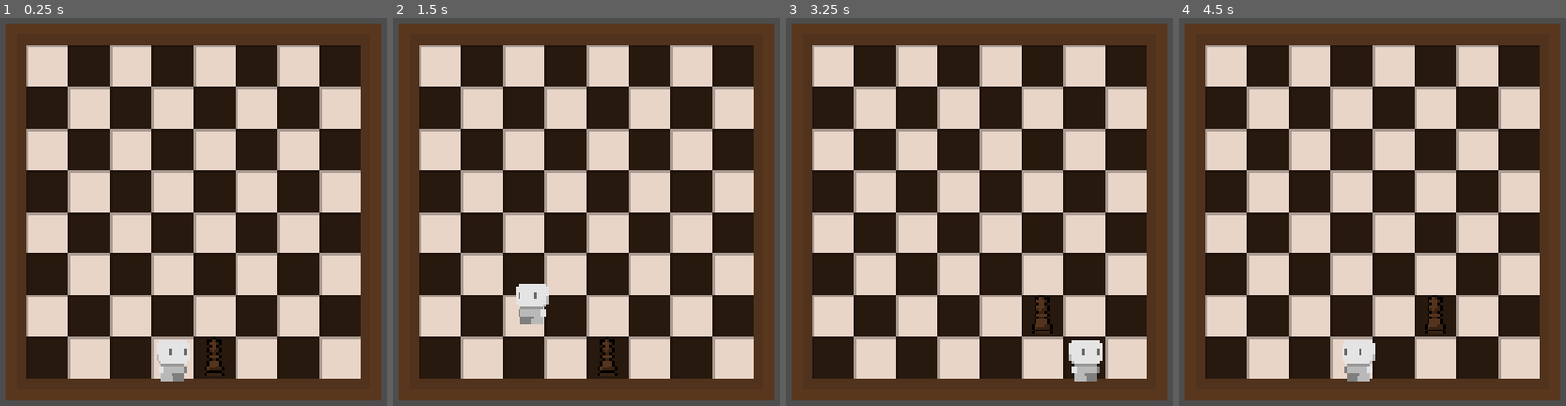
Above: before the commit, frames 1-4 (left to right).
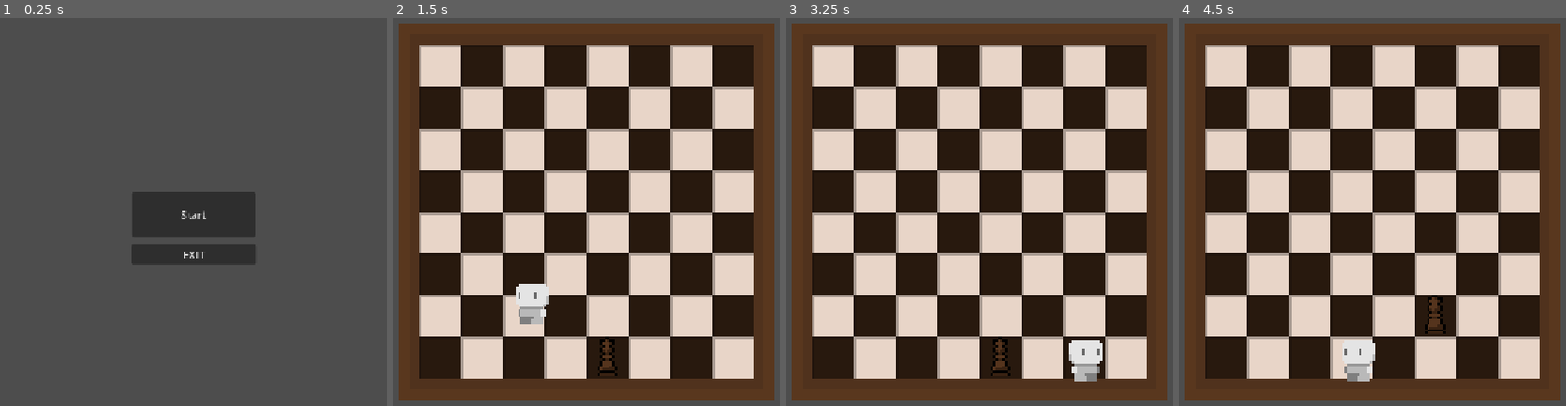
Above: after the commit, the same moments.

Repository: rs-code-hk/chess_gone_rogue
Game: Godot game, scene res://Scenes/title_screen.tscn
The game is run twice, just before and just after one commit, with the same random seed, the same clock (stepped at 60 frames per second) and the same inputs. Before the commit the project starts from res://Scenes/game.tscn.
Inputs (mouse positions are in pixels of both pictures, inside the frame that each line leads up to):
- Up to frame 1 (0.25 s): no input
- Up to frame 2 (1.5 s): click (586, 215) at 0.5 s, where only the run after the commit has a clickable "Start"; tap Enter (ui_accept) at 1.25 s; tap A (a) at 1.35 s
- Up to frame 3 (3.25 s): tap Enter (ui_accept) at 1.52, 2.27 s; tap D (d) at 1.55, 2.1 s; tap S (s) at 2.3, 2.85 s; tap W (w) at 3.05 s
- Up to frame 4 (4.5 s): tap Enter (ui_accept) at 3.5, 3.77 s; tap W (w) at 3.6 s; tap A (a) at 3.8, 4.35 s

The runs differ from the first frame. In frame 1, 94% of the frame differs, in the area x 1-99%, y 1-99%; in frame 2, nothing differs; in frame 3, 0.5%; in frame 4, nothing differs.

Commit message:
finished the mvp title screen

Diff:
--- a/chess-gone-rogue/Scenes/title_screen.tscn
+++ b/chess-gone-rogue/Scenes/title_screen.tscn
@@ -14,21 +14,31 @@
 theme = SubResource("Theme_2hnxg")
 
 [node name="StartButton" type="Button" parent="." unique_id=198534325]
-layout_mode = 0
-offset_left = 476.0
-offset_top = 265.0
-offset_right = 665.0
-offset_bottom = 334.0
+layout_mode = 1
+anchors_preset = -1
+anchor_left = 0.41796875
+anchor_top = 0.44675925
+anchor_right = 0.58203125
+anchor_bottom = 0.5532407
+offset_bottom = 3.0517578e-05
+grow_horizontal = 2
+grow_vertical = 2
 text = "Start"
 script = ExtResource("1_klylv")
+metadata/_edit_use_anchors_ = true
 
 [node name="ExitButton" type="Button" parent="." unique_id=594259742]
-layout_mode = 0
-offset_left = 476.0
-offset_top = 355.0
-offset_right = 665.0
-offset_bottom = 386.0
+layout_mode = 1
+anchors_preset = -1
+anchor_left = 0.4175347
+anchor_top = 0.57021606
+anchor_right = 0.5833333
+anchor_bottom = 0.6180556
+offset_bottom = -3.0517578e-05
+grow_horizontal = 2
+grow_vertical = 2
 text = "EXIT"
+metadata/_edit_use_anchors_ = true
 
 [connection signal="pressed" from="StartButton" to="StartButton" method="_on_pressed"]
 [connection signal="pressed" from="ExitButton" to="StartButton" method="_on_exit_button_pressed"]
--- a/chess-gone-rogue/project.godot
+++ b/chess-gone-rogue/project.godot
@@ -11,7 +11,7 @@
 [application]
 
 config/name="Chess gone rogue"
-run/main_scene="uid://snueulsaorte"
+run/main_scene="uid://db2xpquv35dj4"
 config/features=PackedStringArray("4.7", "GL Compatibility")
 config/icon="res://icon.svg"
 
